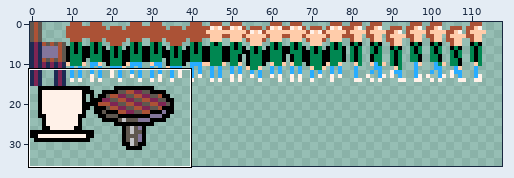
Two states of a sprite sheet, carts/spritesheet.png. The picture above shows the old version from afar; the outline marks the close-up.
Close-up. Old version:
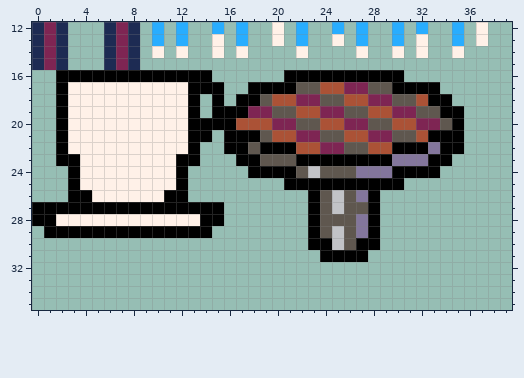
The file is 128x128 pixels. Shown: x 0..39, y 12..35. The wide view leaves out empty margins.
Now the later version:
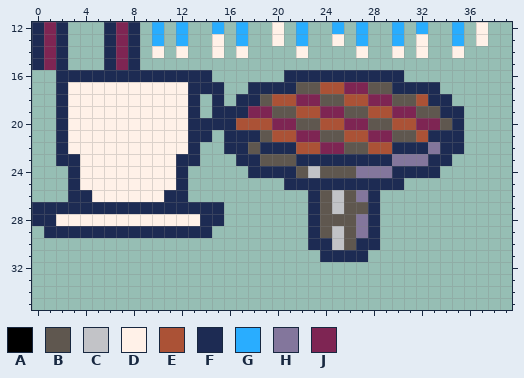
Palette (. is transparent): A #000000  B #5f574f  C #c2c3c7  D #fff1e8  E #ab5236  F #1d2b53  G #29adff  H #83769c  J #7e2553
The edit:
{"y":16,"x":2,"old":"AAAAAAAAAAAAA","new":"FFFFFFFFFFFFF"}
{"y":16,"x":21,"old":"AAAAAAAAAA","new":"FFFFFFFFFF"}
{"y":17,"x":2,"old":"A","new":"F"}
{"y":17,"x":13,"old":"AAA","new":"FFF"}
{"y":17,"x":18,"old":"AAAA","new":"FFFF"}
{"y":17,"x":30,"old":"AAAA","new":"FFFF"}
{"y":18,"x":2,"old":"A","new":"F"}
{"y":18,"x":13,"old":"A","new":"F"}
{"y":18,"x":15,"old":"A","new":"F"}
{"y":18,"x":17,"old":"AA","new":"FF"}
{"y":18,"x":33,"old":"AA","new":"FF"}
{"y":19,"x":2,"old":"A","new":"F"}
{"y":19,"x":13,"old":"A","new":"F"}
{"y":19,"x":15,"old":"AAA","new":"FFF"}
{"y":19,"x":34,"old":"AA","new":"FF"}
{"y":20,"x":2,"old":"A","new":"F"}
{"y":20,"x":13,"old":"AAAA","new":"FFFF"}
{"y":20,"x":35,"old":"A","new":"F"}
{"y":21,"x":2,"old":"A","new":"F"}
{"y":21,"x":13,"old":"AA","new":"FF"}
{"y":21,"x":16,"old":"AAA","new":"FFF"}
{"y":21,"x":33,"old":"AAA","new":"FFF"}
{"y":22,"x":2,"old":"A","new":"F"}
{"y":22,"x":13,"old":"A","new":"F"}
{"y":22,"x":16,"old":"AA","new":"FF"}
{"y":22,"x":19,"old":"AAA","new":"FFF"}
{"y":22,"x":30,"old":"AAA","new":"FFF"}
{"y":22,"x":34,"old":"AA","new":"FF"}
{"y":23,"x":2,"old":"AA","new":"FF"}
{"y":23,"x":12,"old":"AA","new":"FF"}
{"y":23,"x":17,"old":"AA","new":"FF"}
{"y":23,"x":22,"old":"AAAAAAAA","new":"FFFFFFFF"}
{"y":23,"x":33,"old":"AA","new":"FF"}
{"y":24,"x":3,"old":"A","new":"F"}
{"y":24,"x":12,"old":"A","new":"F"}
{"y":24,"x":18,"old":"AAAA","new":"FFFF"}
{"y":24,"x":30,"old":"AAAA","new":"FFFF"}
{"y":25,"x":3,"old":"A","new":"F"}
{"y":25,"x":12,"old":"A","new":"F"}
{"y":25,"x":21,"old":"AAAAAAAAAA","new":"FFFFFFFFFF"}
{"y":26,"x":3,"old":"AA","new":"FF"}
{"y":26,"x":11,"old":"AA","new":"FF"}
{"y":26,"x":23,"old":"A","new":"F"}
{"y":26,"x":28,"old":"A","new":"F"}
{"y":27,"x":0,"old":"AAAAAAAAAAAAAAAA","new":"FFFFFFFFFFFFFFFF"}
{"y":27,"x":23,"old":"A","new":"F"}
{"y":27,"x":28,"old":"A","new":"F"}
{"y":28,"x":0,"old":"AA","new":"FF"}
{"y":28,"x":14,"old":"AA","new":"FF"}
{"y":28,"x":23,"old":"A","new":"F"}
{"y":28,"x":28,"old":"A","new":"F"}
{"y":29,"x":1,"old":"AAAAAAAAAAAAAA","new":"FFFFFFFFFFFFFF"}
{"y":29,"x":23,"old":"A","new":"F"}
{"y":29,"x":28,"old":"A","new":"F"}
{"y":30,"x":23,"old":"AA","new":"FF"}
{"y":30,"x":27,"old":"AA","new":"FF"}
{"y":31,"x":24,"old":"AAAA","new":"FFFF"}
